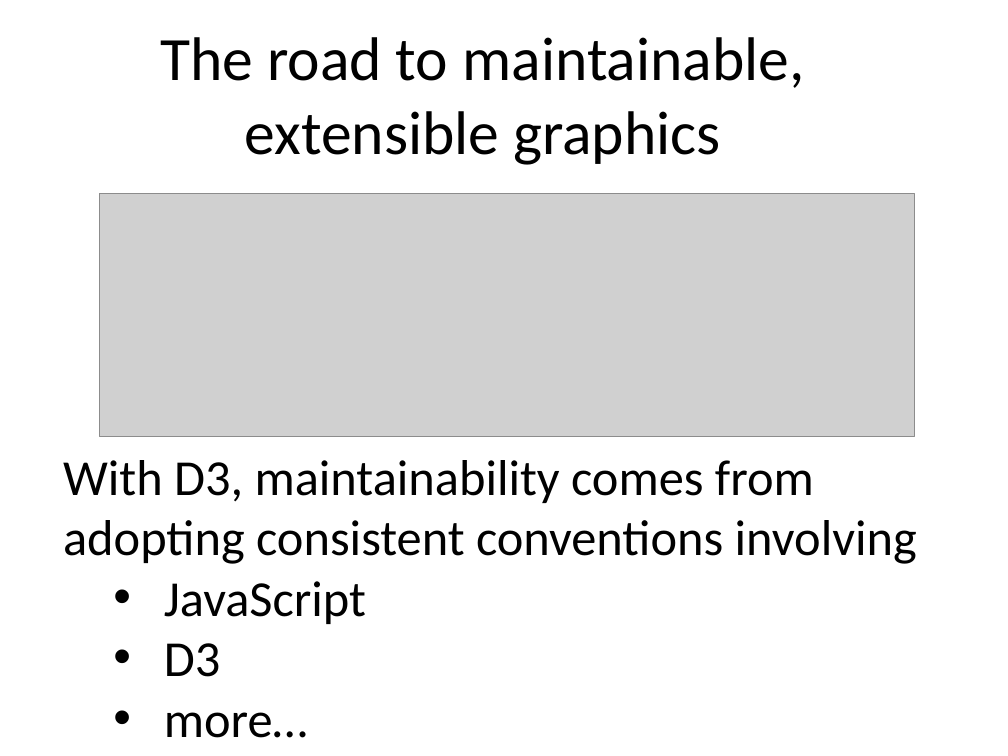
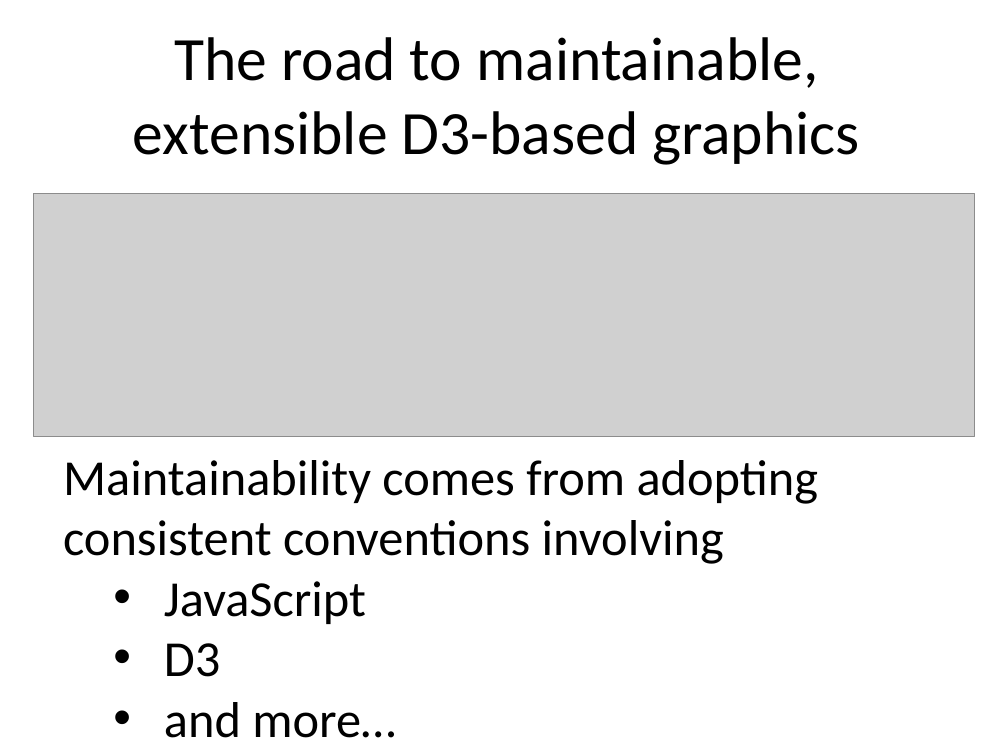
Before and after one commit to benralexander/lv, a slide deck: slide 7 of myD3_latest_c.ppt (slide 6 before the commit). Drawn at 1008x756 pixels with LibreOffice and Linux fonts; fonts in the diff are those of the drawing; grey boxes stand for pictures. Boxes give left, top, right and bottom in pixels: in the first picture for what was removed or moved away, otherwise in the second. Text is boxed around its words. In the diff, an @@ line names an element or a change of style, - is before the commit and + after.

```diff
--- a/myD3_latest_c.ppt
+++ b/myD3_latest_c.ppt
@@ title at box(133, 37, 860, 165): text changed @@
-The road to maintainable, extensible graphics
+The road to maintainable, extensible D3-based graphics
@@ picture: place and size @@
-picture at box(100, 194, 914, 437)
+picture at box(33, 194, 974, 437)
@@ text at box(63, 460, 819, 564): text changed @@
-With D3, maintainability comes from adopting consistent conventions involving
+Maintainability comes from adopting consistent conventions involving
@@ text at box(164, 702, 395, 738): text changed @@
-  • more…
+  • and more…
```
Also in this commit, not shown: 2 other slides changed, 1 slide added.
